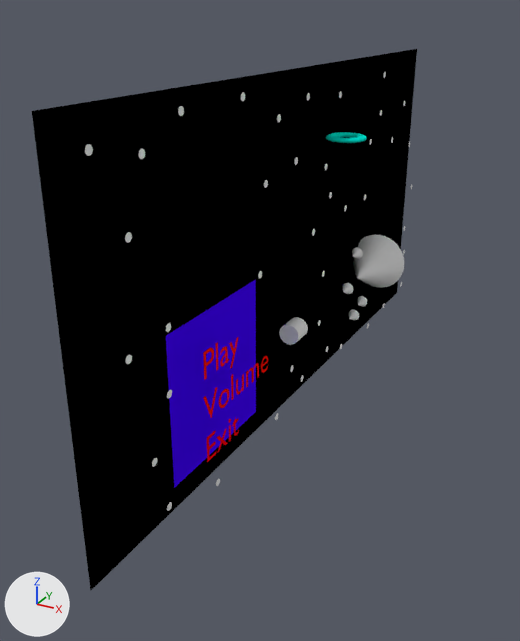
Two versions of the Blender file Example Space Game/blender/StartingScreen.blend, one commit apart.
The view is the same before and after, from a 50 mm lens placed at (89.0, -187.0, 116.0), pointed at (-3.0, -19.0, 32.0). The lights are fixed; the arrows at lower left show +X, +Y and +Z.
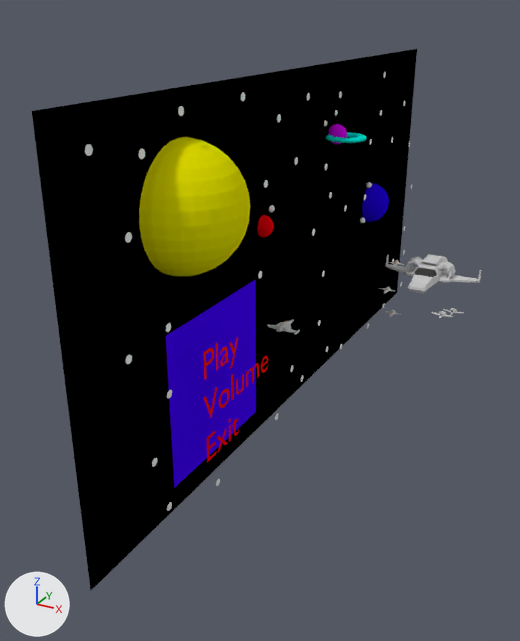
The change, as a list of edits to the scene's bpy script:
```text
Remove ob_cone:
    ob_cone = bpy.data.objects.new('Cone', me_cone)
Remove ob_cylinder:
    ob_cylinder = bpy.data.objects.new('Cylinder', me_cylinder)
Remove ob_cone_001:
    ob_cone_001 = bpy.data.objects.new('Cone.001', me_cone_001)
Remove ob_cone_002:
    ob_cone_002 = bpy.data.objects.new('Cone.002', me_cone_002)
Remove ob_cone_003:
    ob_cone_003 = bpy.data.objects.new('Cone.003', me_cone_003)
Remove ob_cone_004:
    ob_cone_004 = bpy.data.objects.new('Cone.004', me_cone_004)
Add ob_spaceship2_001:
    ob_spaceship2_001 = bpy.data.objects.new('Spaceship2.001', me_spaceship2_001)  # 308 vertices, 295 faces; spans x -3.24..3.24, y -0.01..1.17, z -1.28..2.79; in mat_white_005 (light grey #d1d1d1), mat_black_002 (black #252525)
    ob_spaceship2_001.location = (40.7, 30.0, 25.1)
    ob_spaceship2_001.rotation_euler = (1.571, 0.0, 0.0)  # degrees (90, 0, 0)
Add ob_spaceship2:
    ob_spaceship2 = bpy.data.objects.new('Spaceship2', me_spaceship2_001.copy())
    ob_spaceship2.location = (40.9, 15.0, 29.6)
    ob_spaceship2.rotation_euler = (1.571, 0.0, 0.0)  # degrees (90, 0, 0)
Add ob_spaceship5:
    ob_spaceship5 = bpy.data.objects.new('Spaceship5', me_spaceship5)  # 293 vertices, 270 faces; spans x -5.31..5.31, y -0.01..2.21, z -2.77..4.79; in mat_white_004 (light grey #d1d1d1), mat_black_001 (black #272727)
    ob_spaceship5.location = (30.0, 37.0, 32.3)
    ob_spaceship5.rotation_euler = (1.571, 0.0, 0.0)  # degrees (90, 0, 0)
    ob_spaceship5.scale = (3.0, 3.0, 3.0)
Add ob_spaceship3:
    ob_spaceship3 = bpy.data.objects.new('Spaceship3', me_spaceship3)  # 585 vertices, 586 faces; spans x -5.19..5.19, y -0.15..1.71, z -3.05..6.16; in mat_white_002 (light grey #d1d1d1), mat_orange_001 (orange #cf8b5f)
    ob_spaceship3.location = (4.5, -18.6, 30.9)
    ob_spaceship3.rotation_euler = (1.571, 0.0, -3.142)  # degrees (90, 0, -180)
Add ob_red_planet:
    ob_red_planet = bpy.data.objects.new('Red Planet', me_sphere_003)  # a UV sphere (32 segments, 16 rings, poles along z) spanning x -1.0..1.0, y -1.0..1.0, z -1.0..1.0; in mat_material_015 (red #e7000d)
    ob_red_planet.location = (0.0, -22.9, 61.4)
    ob_red_planet.scale = (3.0, 3.0, 3.0)
Add ob_blue_planet:
    ob_blue_planet = bpy.data.objects.new('Blue Planet', me_sphere_002)  # a UV sphere (32 segments, 16 rings, poles along z) spanning x -1.0..1.0, y -1.0..1.0, z -1.0..1.0; in mat_material_016 (blue #2400e7)
    ob_blue_planet.location = (0.0, 58.0, 49.6)
    ob_blue_planet.scale = (7.0, 7.0, 7.0)
Add ob_purple_planet:
    ob_purple_planet = bpy.data.objects.new('Purple Planet', me_sphere_001)  # a UV sphere (32 segments, 16 rings, poles along z) spanning x -1.0..1.0, y -1.0..1.0, z -1.0..1.0; in mat_material_014 (pink #d105e7)
    ob_purple_planet.location = (1.8, 20.8, 79.3)
    ob_purple_planet.scale = (3.0, 3.0, 3.0)
Add ob_sun:
    ob_sun = bpy.data.objects.new('Sun', me_sphere)  # a UV sphere (32 segments, 16 rings, poles along z) spanning x -1.0..1.0, y -1.0..1.0, z -1.0..1.0; in mat_material_013 (yellow #e7e500)
    ob_sun.location = (0.0, -59.8, 75.0)
    ob_sun.scale = (15.0, 15.0, 15.0)
```

Pixel boxes [x1, y1, x2, y2] of what changed, in the pictures (520 x 641 px):
'Sun', added (yellow)
    after: [139, 137, 250, 276]
'Cone', deleted
    before: [353, 235, 404, 288]
'Spaceship5', added
    after: [385, 254, 481, 293]
'Blue Planet', added (blue)
    after: [362, 183, 389, 222]
'Cylinder', deleted
    before: [279, 317, 308, 345]
'Red Planet', added
    after: [257, 215, 274, 238]
'Purple Planet', added
    after: [328, 124, 347, 145]
'Spaceship3', added
    after: [267, 319, 300, 335]
'Cone.001', deleted
    before: [352, 247, 363, 259]
'Cone.003', deleted
    before: [342, 283, 353, 294]
'Cone.002', deleted
    before: [349, 310, 359, 320]
'Cone.004', deleted
    before: [357, 296, 367, 307]
'Spaceship2', added
    after: [432, 311, 453, 319]
'Spaceship2.001', added
    after: [443, 308, 464, 315]
